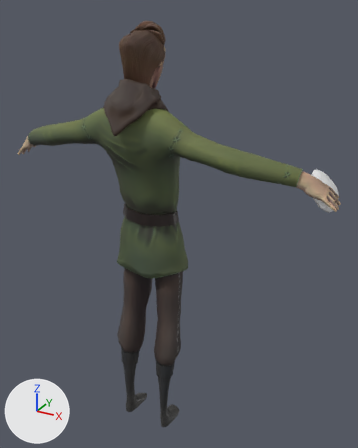
What one commit did to the Blender file Mhmd/Blender/Character/3rd Person/Loco_Items/OneHanded.blend.
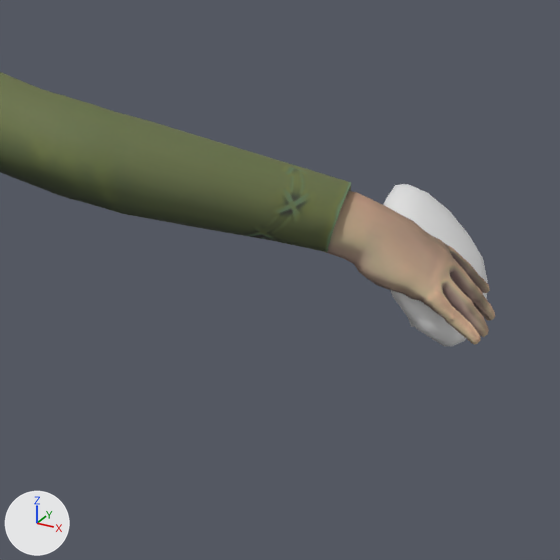
Each version appears first whole from a 50 mm camera at (1.037, -1.639, 1.854) aimed at (0.087, 0.087, 0.991), and next in a close-up on the part from 59% to 100% of the width and 27% to 60% of the height. Arrows for +X, +Y and +Z are at lower left; the lights stay in place.

Names of what the first close-up shows: '4.003', 'mc_body.001', 'mc_clothing.003'.
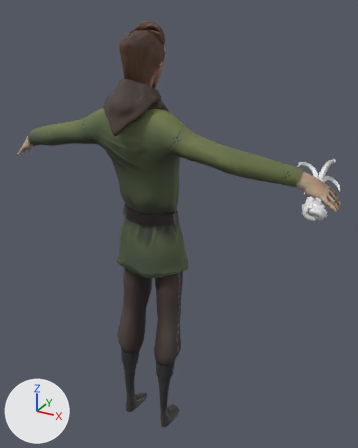
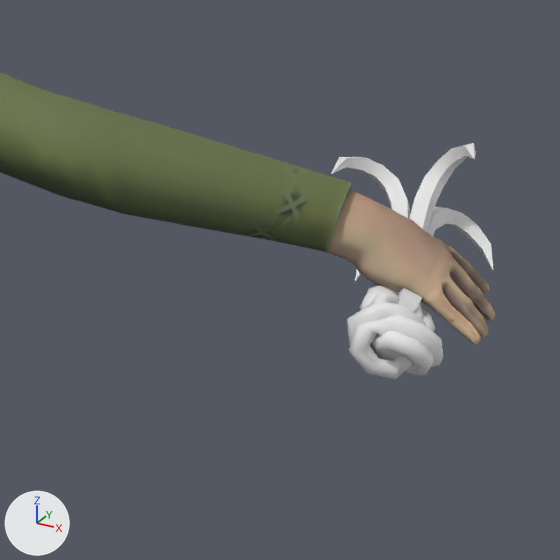
Location of each change, [x1, y1, x2, y2] in pixels of the close-ups (560 x 560 px):
'Hook_LP', shown
    after: [331, 143, 493, 379]
'4.003', hidden
    before: [383, 184, 488, 346]

What the commit changed:
Object 'Hook_LP' (ob_hook_lp) is now shown.
Object '4.003' (ob_4_003) is now hidden.
